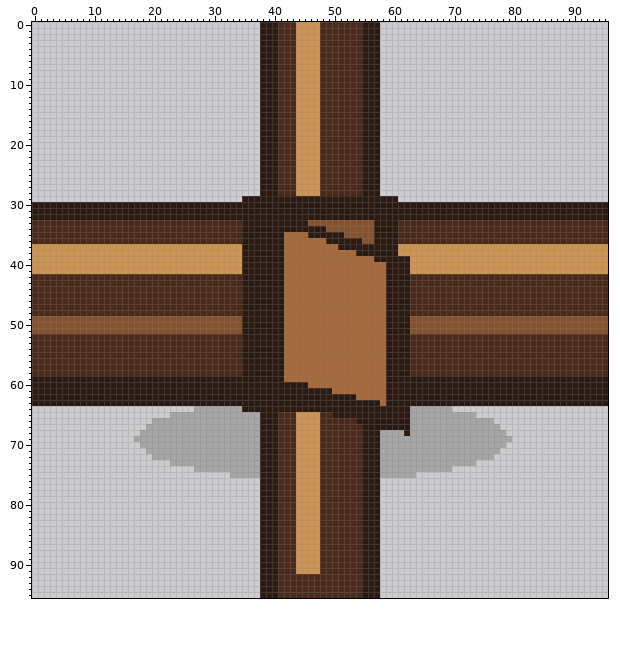
Pixel-art file: assets/source/aseprite/objects/placeables_96/door_open_tee-right_96.aseprite. This is how it looked before the edit.
96x96 pixels, 1 frame.
Once edited:
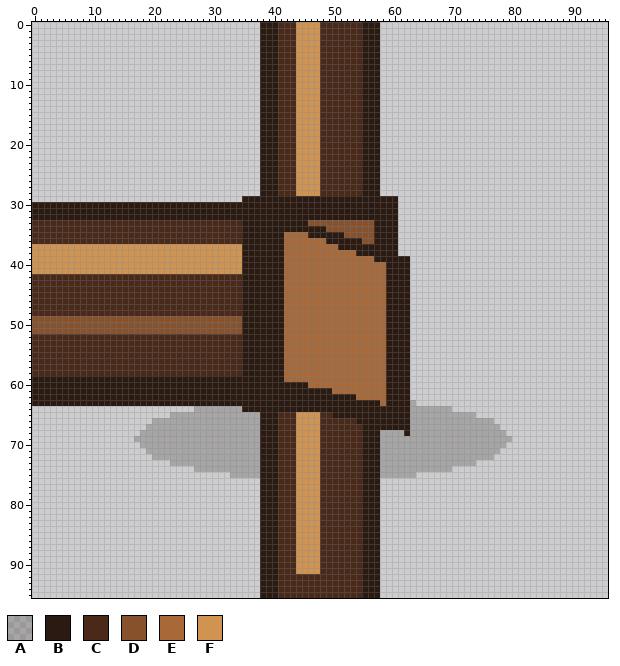
Palette (. is transparent): A #1b120d37  B #2b1a11  C #4a2918  D #87512c  E #a86837  F #d09350
Difference:
{"y":30,"x":61,"old":"BBBBBBBBBBBBBBBBBBBBBBBBBBBBBBBBBBB","new":"..................................."}
{"y":31,"x":61,"old":"BBBBBBBBBBBBBBBBBBBBBBBBBBBBBBBBBBB","new":"..................................."}
{"y":32,"x":61,"old":"BBBBBBBBBBBBBBBBBBBBBBBBBBBBBBBBBBB","new":"..................................."}
{"y":33,"x":61,"old":"CCCCCCCCCCCCCCCCCCCCCCCCCCCCCCCCCCC","new":"..................................."}
{"y":34,"x":61,"old":"CCCCCCCCCCCCCCCCCCCCCCCCCCCCCCCCCCC","new":"..................................."}
{"y":35,"x":61,"old":"CCCCCCCCCCCCCCCCCCCCCCCCCCCCCCCCCCC","new":"..................................."}
{"y":36,"x":61,"old":"CCCCCCCCCCCCCCCCCCCCCCCCCCCCCCCCCCC","new":"..................................."}
{"y":37,"x":61,"old":"FFFFFFFFFFFFFFFFFFFFFFFFFFFFFFFFFFF","new":"..................................."}
{"y":38,"x":61,"old":"FFFFFFFFFFFFFFFFFFFFFFFFFFFFFFFFFFF","new":"..................................."}
{"y":39,"x":63,"old":"FFFFFFFFFFFFFFFFFFFFFFFFFFFFFFFFF","new":"................................."}
{"y":40,"x":63,"old":"FFFFFFFFFFFFFFFFFFFFFFFFFFFFFFFFF","new":"................................."}
{"y":41,"x":63,"old":"FFFFFFFFFFFFFFFFFFFFFFFFFFFFFFFFF","new":"................................."}
{"y":42,"x":63,"old":"CCCCCCCCCCCCCCCCCCCCCCCCCCCCCCCCC","new":"................................."}
{"y":43,"x":63,"old":"CCCCCCCCCCCCCCCCCCCCCCCCCCCCCCCCC","new":"................................."}
{"y":44,"x":63,"old":"CCCCCCCCCCCCCCCCCCCCCCCCCCCCCCCCC","new":"................................."}
{"y":45,"x":63,"old":"CCCCCCCCCCCCCCCCCCCCCCCCCCCCCCCCC","new":"................................."}
{"y":46,"x":63,"old":"CCCCCCCCCCCCCCCCCCCCCCCCCCCCCCCCC","new":"................................."}
{"y":47,"x":63,"old":"CCCCCCCCCCCCCCCCCCCCCCCCCCCCCCCCC","new":"................................."}
{"y":48,"x":63,"old":"CCCCCCCCCCCCCCCCCCCCCCCCCCCCCCCCC","new":"................................."}
{"y":49,"x":63,"old":"DDDDDDDDDDDDDDDDDDDDDDDDDDDDDDDDD","new":"................................."}
{"y":50,"x":63,"old":"DDDDDDDDDDDDDDDDDDDDDDDDDDDDDDDDD","new":"................................."}
{"y":51,"x":63,"old":"DDDDDDDDDDDDDDDDDDDDDDDDDDDDDDDDD","new":"................................."}
{"y":52,"x":63,"old":"CCCCCCCCCCCCCCCCCCCCCCCCCCCCCCCCC","new":"................................."}
{"y":53,"x":63,"old":"CCCCCCCCCCCCCCCCCCCCCCCCCCCCCCCCC","new":"................................."}
{"y":54,"x":63,"old":"CCCCCCCCCCCCCCCCCCCCCCCCCCCCCCCCC","new":"................................."}
{"y":55,"x":63,"old":"CCCCCCCCCCCCCCCCCCCCCCCCCCCCCCCCC","new":"................................."}
{"y":56,"x":63,"old":"CCCCCCCCCCCCCCCCCCCCCCCCCCCCCCCCC","new":"................................."}
{"y":57,"x":63,"old":"CCCCCCCCCCCCCCCCCCCCCCCCCCCCCCCCC","new":"................................."}
{"y":58,"x":63,"old":"CCCCCCCCCCCCCCCCCCCCCCCCCCCCCCCCC","new":"................................."}
{"y":59,"x":63,"old":"BBBBBBBBBBBBBBBBBBBBBBBBBBBBBBBBB","new":"................................."}
{"y":60,"x":63,"old":"BBBBBBBBBBBBBBBBBBBBBBBBBBBBBBBBB","new":"................................."}
{"y":61,"x":63,"old":"BBBBBBBBBBBBBBBBBBBBBBBBBBBBBBBBB","new":"................................."}
{"y":62,"x":63,"old":"BBBBBBBBBBBBBBBBBBBBBBBBBBBBBBBBB","new":"................................."}
{"y":63,"x":63,"old":"BBBBBBBBBBBBBBBBBBBBBBBBBBBBBBBBB","new":"A................................"}
{"label":"changed","picture_box":[398,202,608,406]}
